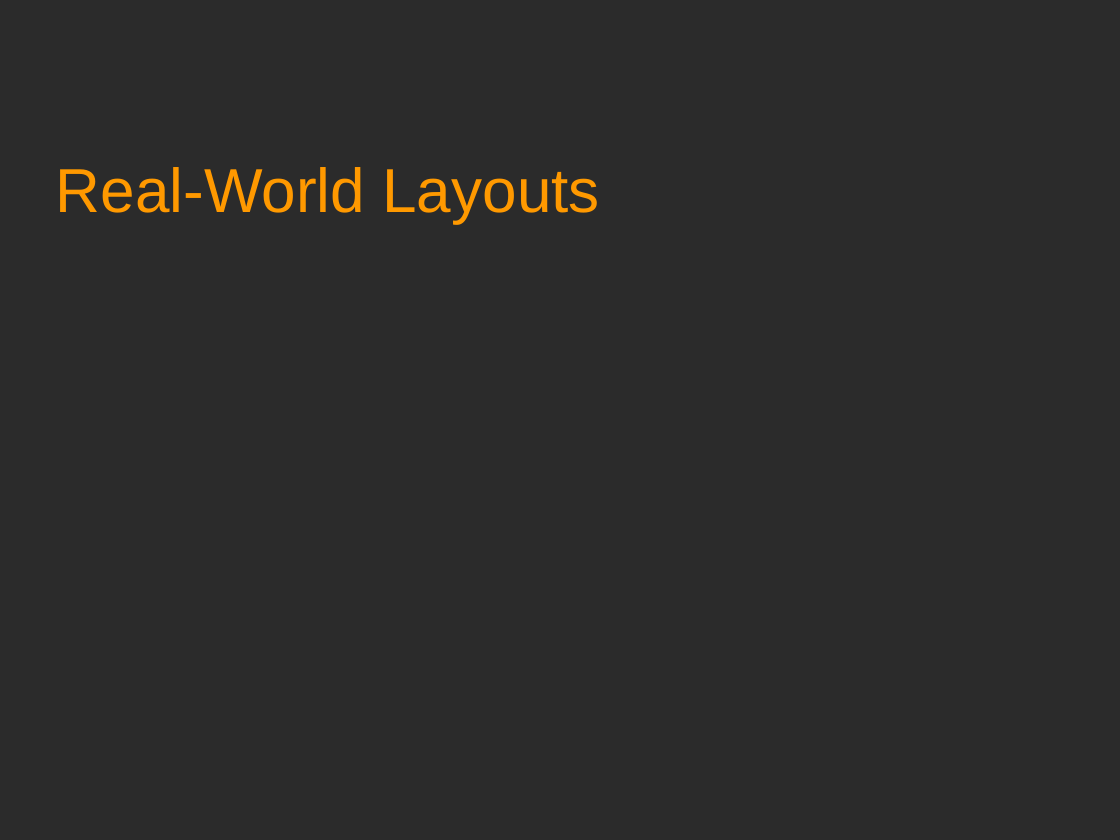
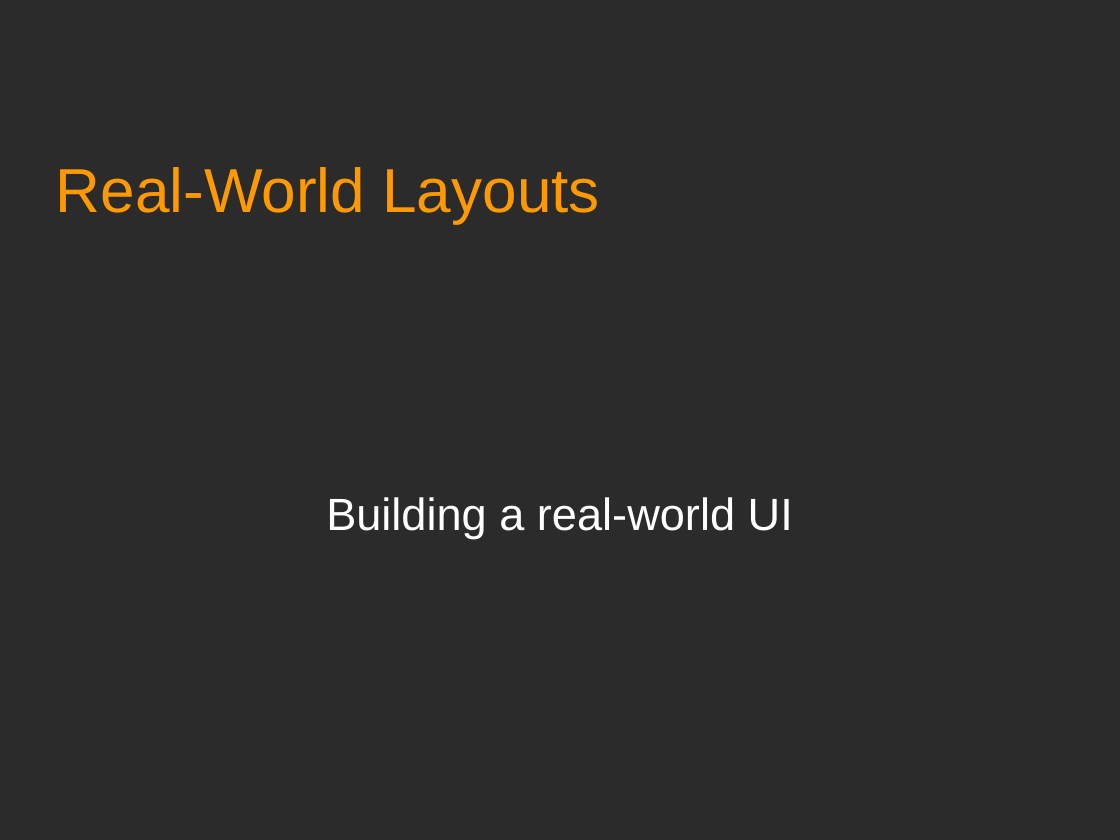
Before and after one commit to Academy-Soft-Intellect/Android-Programming-for-Beginners, a slide deck: slide 1 of 05_Real_World_Layouts.odp. Drawn at 1120x840 pixels with LibreOffice and Linux fonts; fonts in the diff are those of the drawing; background and template pictures are left out; a plain dark background stands for a picture behind light text. Boxes give left, top, right and bottom in pixels: in the first picture for what was removed or moved away, otherwise in the second. Text is boxed around its words. In the diff, an @@ line names an element or a change of style, - is before the commit and + after.

```diff
--- a/05_Real_World_Layouts.odp
+++ b/05_Real_World_Layouts.odp
@@ subtitle added at [326, 497, 793, 538], 32 pt, text #FFFFFF @@
+Building a real-world UI
```
Also in this commit, not shown: 1 other slide changed, 8 slides added.
